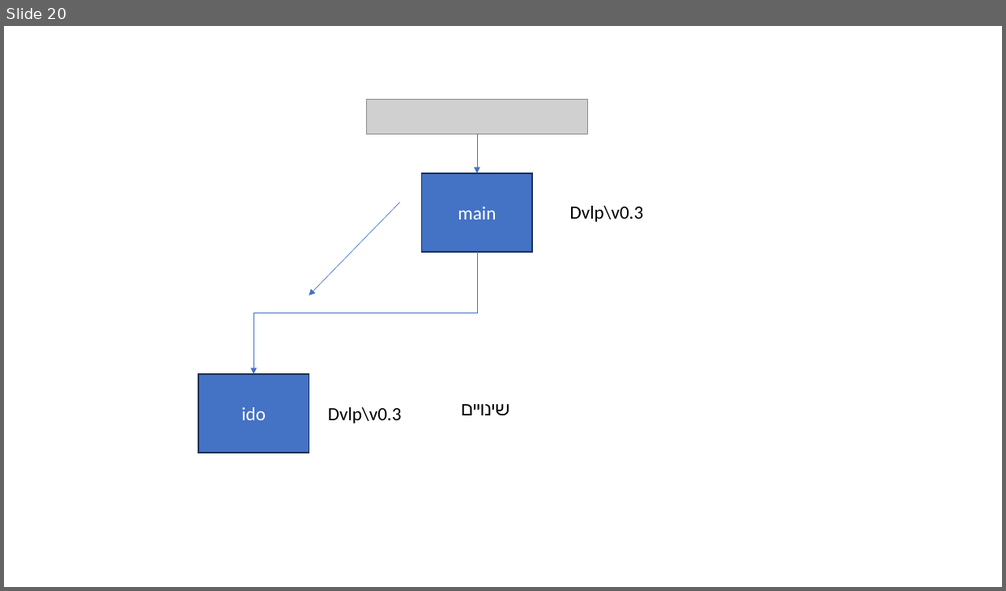
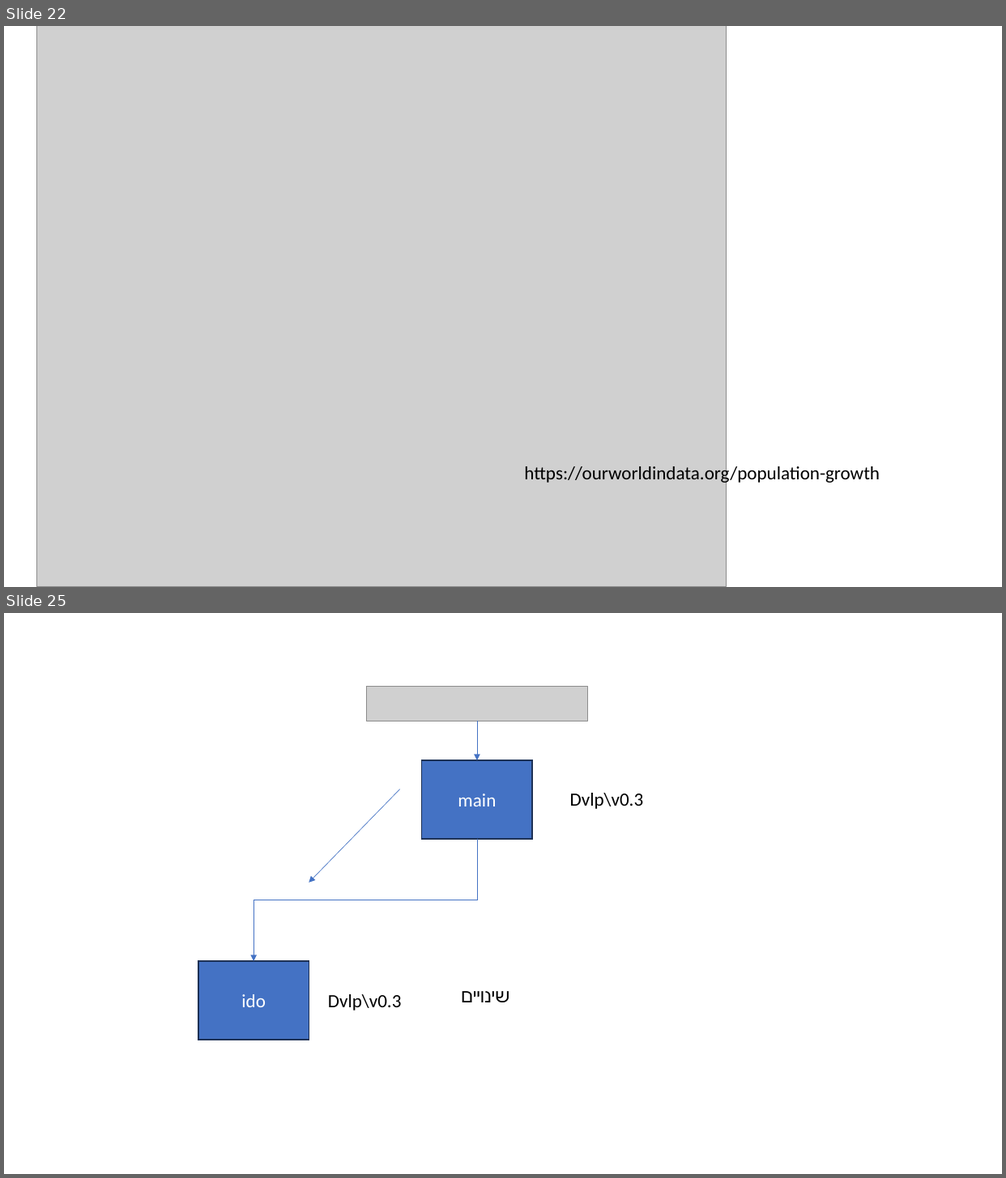
Before and after one commit to MOTRoundTables/ScenarioBank, a slide deck: doc/ScnLibApp.pptx. Shown one above the other, each under a label of ours: slide 20 before the commit, slides 22 and 25 after it; the slides between them are not shown. The pictures are 1006x591 and 1006x1178 pixels, drawn with LibreOffice and Linux fonts; fonts in the diff are those of the drawing; grey boxes stand for pictures. Boxes give left, top, right and bottom in pixels: in the first picture for what was removed or moved away, otherwise in the second. Text is boxed around its words. In the diff, an @@ line names an element or a change of style, - is before the commit and + after.

```diff
--- a/doc/ScnLibApp.pptx
+++ b/doc/ScnLibApp.pptx
@@ slide 22 added at (4,26,1002,587), background #FFFFFF @@
@@ picture added at (37,26,727,587) @@
@@ text added at (524,463,880,484), 18 pt, text #000000 @@
+https://ourworldindata.org/population-growth
@@ what was slide 20 is now slide 25 @@
```
Also in this commit, not shown: 8 slides changed, 6 other slides added, 2 slides removed, 4 other files.
